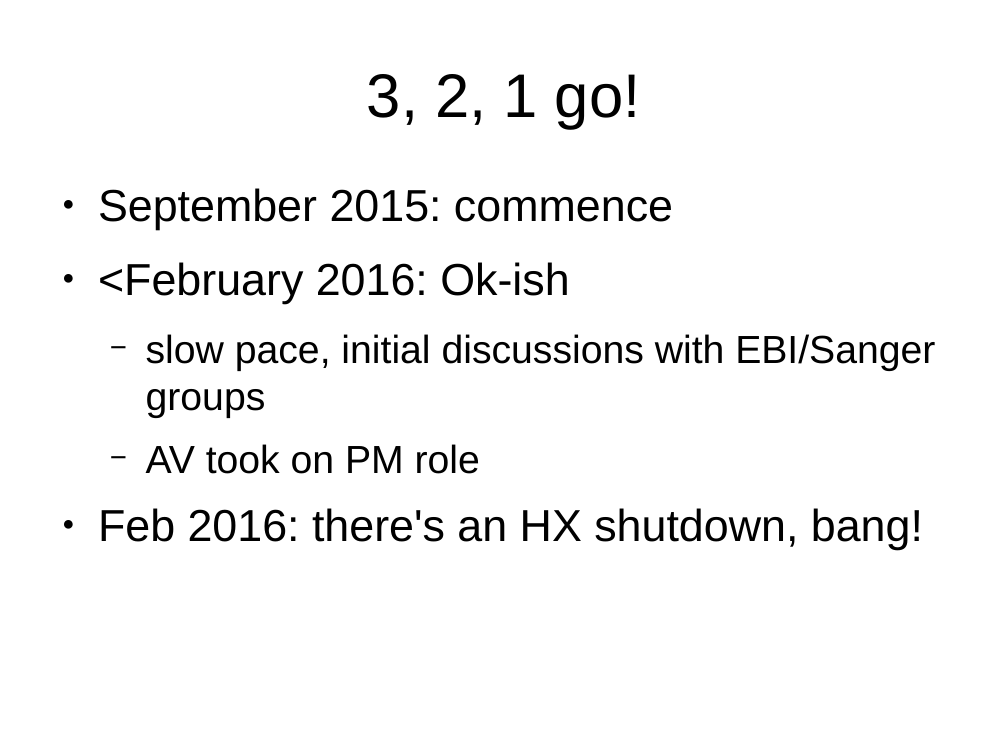
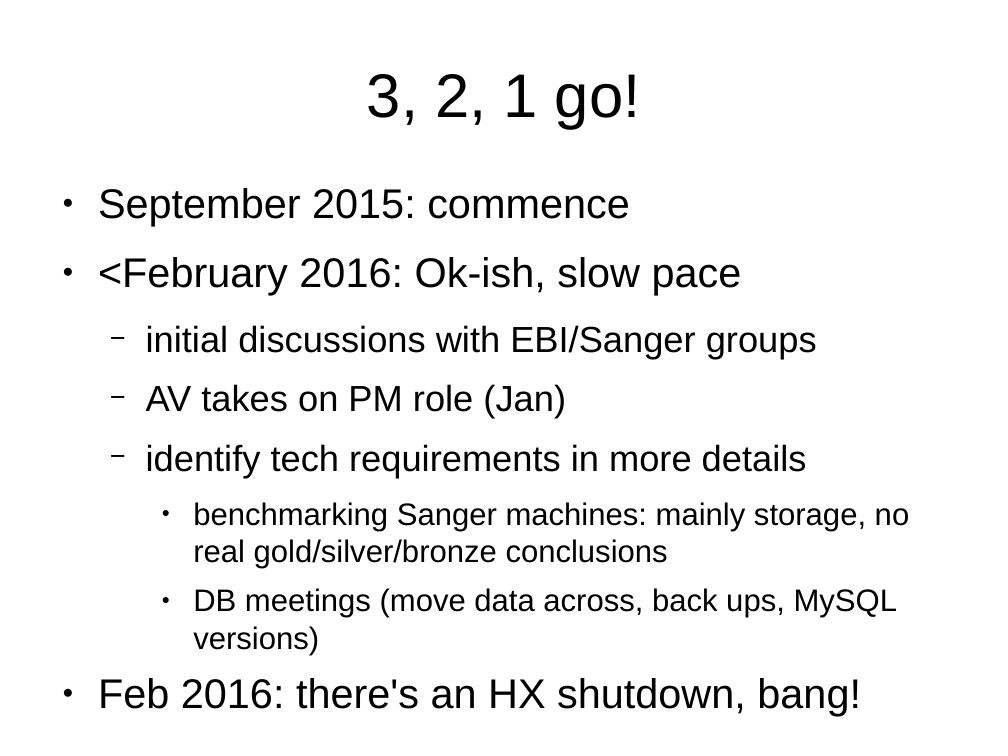
Before and after one commit to avullo/ensembl-migration-pm, a slide deck: slide 6 of data-review-10-16/talk.odp (slide 5 before the commit). Drawn at 1008x756 pixels with LibreOffice and Linux fonts; fonts in the diff are those of the drawing; background and template pictures are left out. Boxes give left, top, right and bottom in pixels: in the first picture for what was removed or moved away, otherwise in the second. Text is boxed around its words. In the diff, an @@ line names an element or a change of style, - is before the commit and + after.

```diff
--- a/data-review-10-16/talk.odp
+++ b/data-review-10-16/talk.odp
@@ text at (98,188,861,716): size 32 to 29.6 pt in "September 2015: commence", "Feb 2016: there's an HX shutdown, bang!" @@
@@ text at (98,257,910,655): text changed; size 28 to 22.2 pt @@
-● <February 2016: Ok-ish
-  − slow pace, initial discussions with EBI/Sanger groups
-  − AV took on PM role
+● <February 2016: Ok-ish, slow pace
+  − initial discussions with EBI/Sanger groups
+  − AV takes on PM role (Jan)
+  − identify tech requirements in more details
+    ● benchmarking Sanger machines: mainly storage, no real gold/silver/bronze conclusions
+    ● DB meetings (move data across, back ups, MySQL versions)
```
Also in this commit, not shown: 2 other slides changed, 2 slides added.
